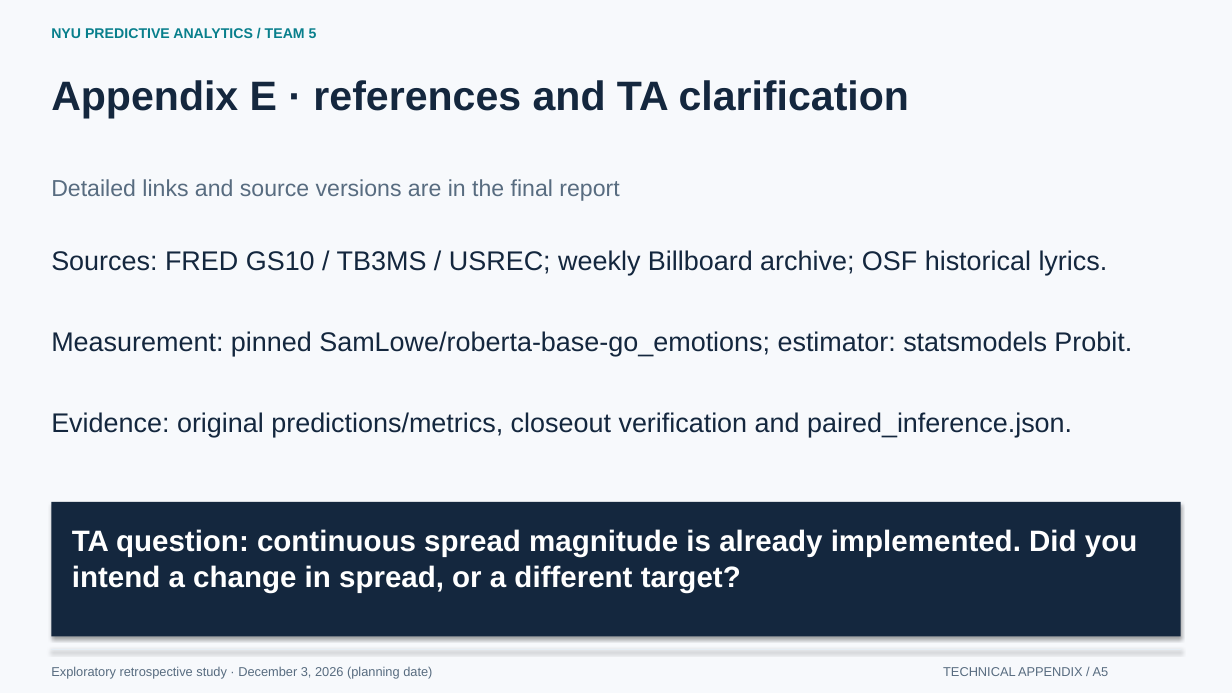
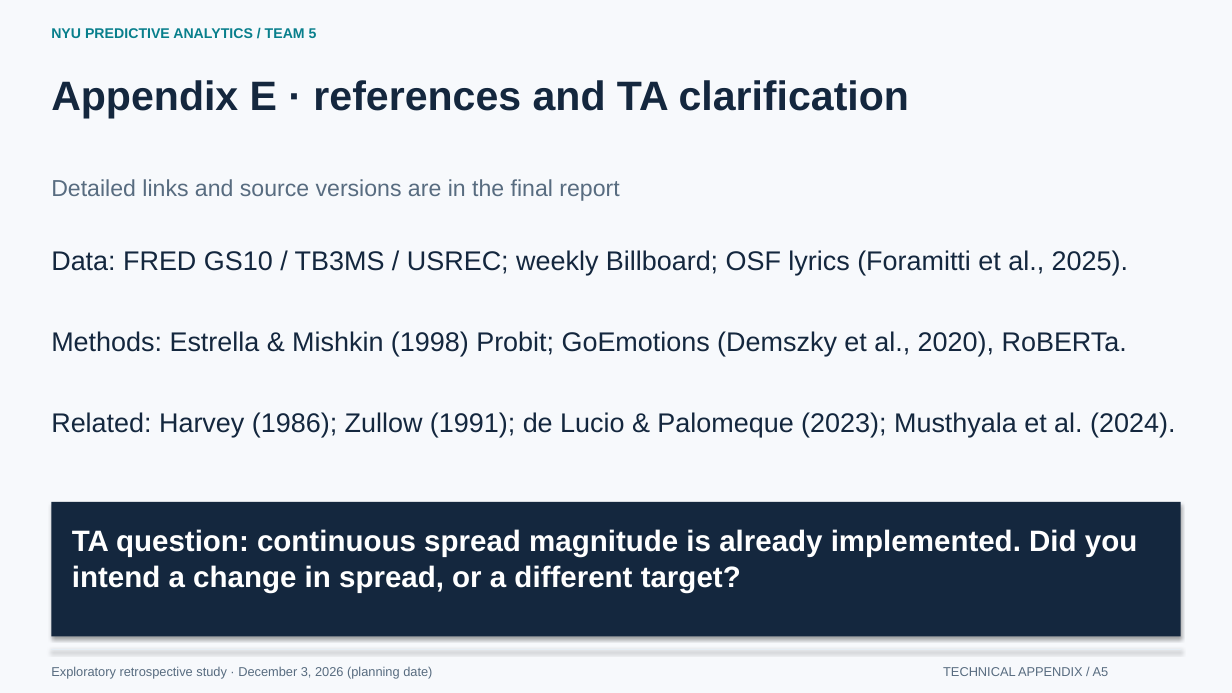
Before and after one commit to kirankigi5/music_as_recession_alternate_data, a slide deck: slide 16 of docs/final/presentation.pptx. Drawn at 1232x693 pixels with LibreOffice and Linux fonts; fonts in the diff are those of the drawing. Boxes give left, top, right and bottom in pixels: in the first picture for what was removed or moved away, otherwise in the second. Text is boxed around its words. In the diff, an @@ line names an element or a change of style, - is before the commit and + after.

```diff
--- a/docs/final/presentation.pptx
+++ b/docs/final/presentation.pptx
@@ text at (51,250,1128,275): text changed @@
-Sources: FRED GS10 / TB3MS / USREC; weekly Billboard archive; OSF historical lyrics.
+Data: FRED GS10 / TB3MS / USREC; weekly Billboard; OSF lyrics (Foramitti et al., 2025).
@@ text at (51,331,1127,356): text changed @@
-Measurement: pinned SamLowe/roberta-base-go_emotions; estimator: statsmodels Probit.
+Methods: Estrella & Mishkin (1998) Probit; GoEmotions (Demszky et al., 2020), RoBERTa.
@@ text at (51,412,1175,437): text changed @@
-Evidence: original predictions/metrics, closeout verification and paired_inference.json.
+Related: Harvey (1986); Zullow (1991); de Lucio & Palomeque (2023); Musthyala et al. (2024).
```
Also in this commit, not shown: 8 other files.
